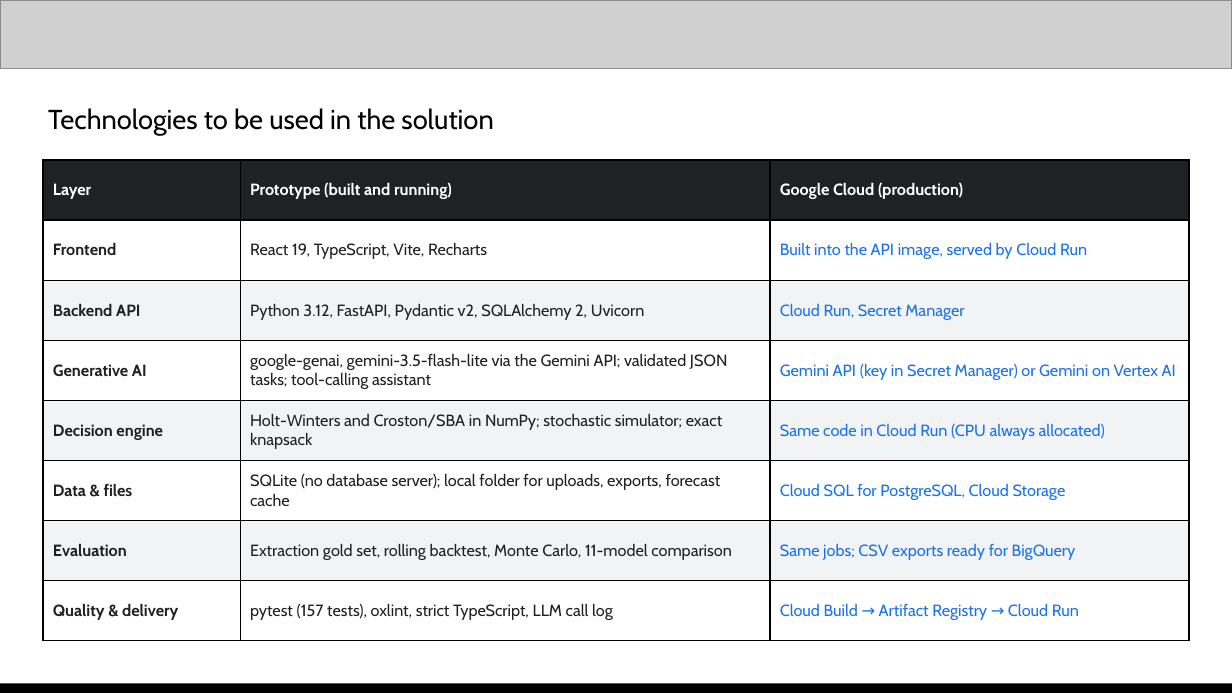
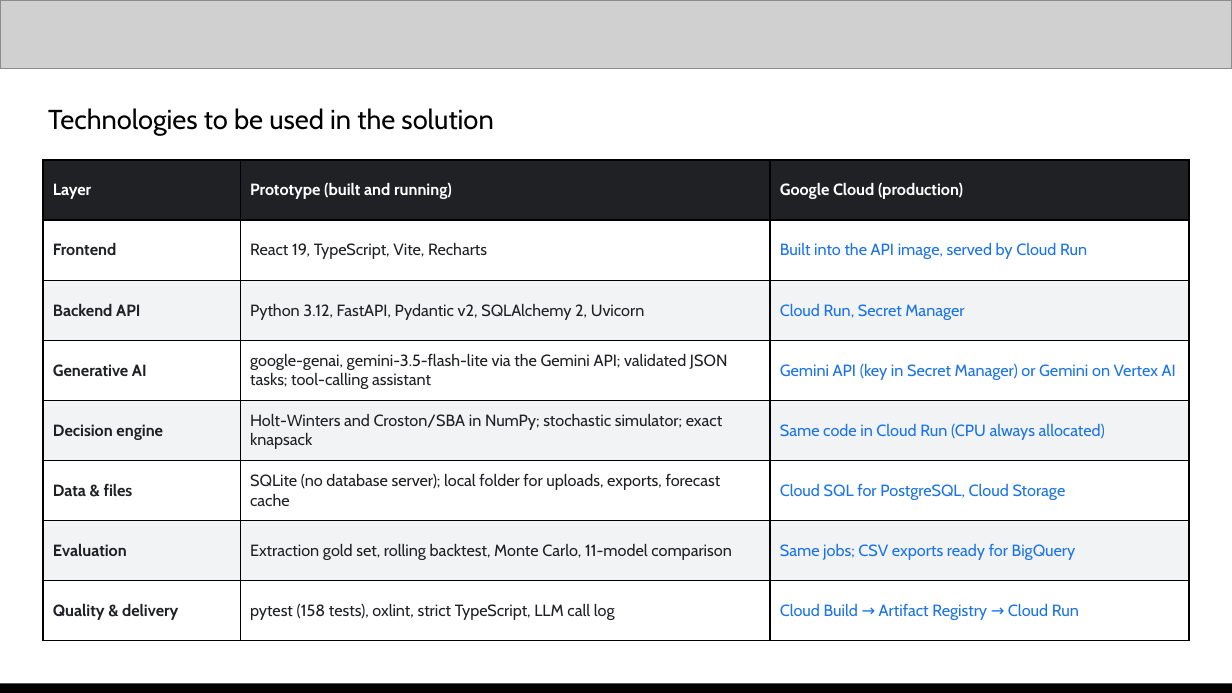
Before and after one commit to Xhahat/inventory-rescue, a slide deck: slide 8 of docs/Inventory_Rescue_AI_Builder_Cup.pptx. Drawn at 1232x693 pixels with LibreOffice and Linux fonts; fonts in the diff are those of the drawing; grey boxes stand for pictures. Boxes give left, top, right and bottom in pixels: in the first picture for what was removed or moved away, otherwise in the second. Text is boxed around its words. In the diff, an @@ line names an element or a change of style, - is before the commit and + after.

```diff
--- a/docs/Inventory_Rescue_AI_Builder_Cup.pptx
+++ b/docs/Inventory_Rescue_AI_Builder_Cup.pptx
@@ table at bbox=[43, 160, 1189, 641] @@
-row 8, column 2: pytest (157 tests), oxlint, strict TypeScript, LLM call log
+row 8, column 2: pytest (158 tests), oxlint, strict TypeScript, LLM call log
```
Also in this commit, not shown: 2 other slides changed, 5 other files.
